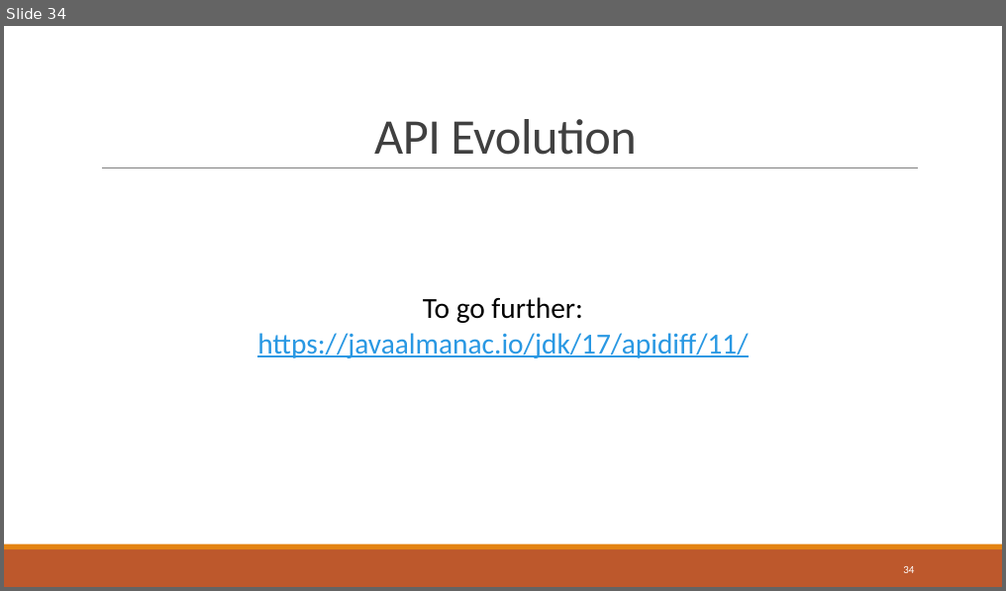
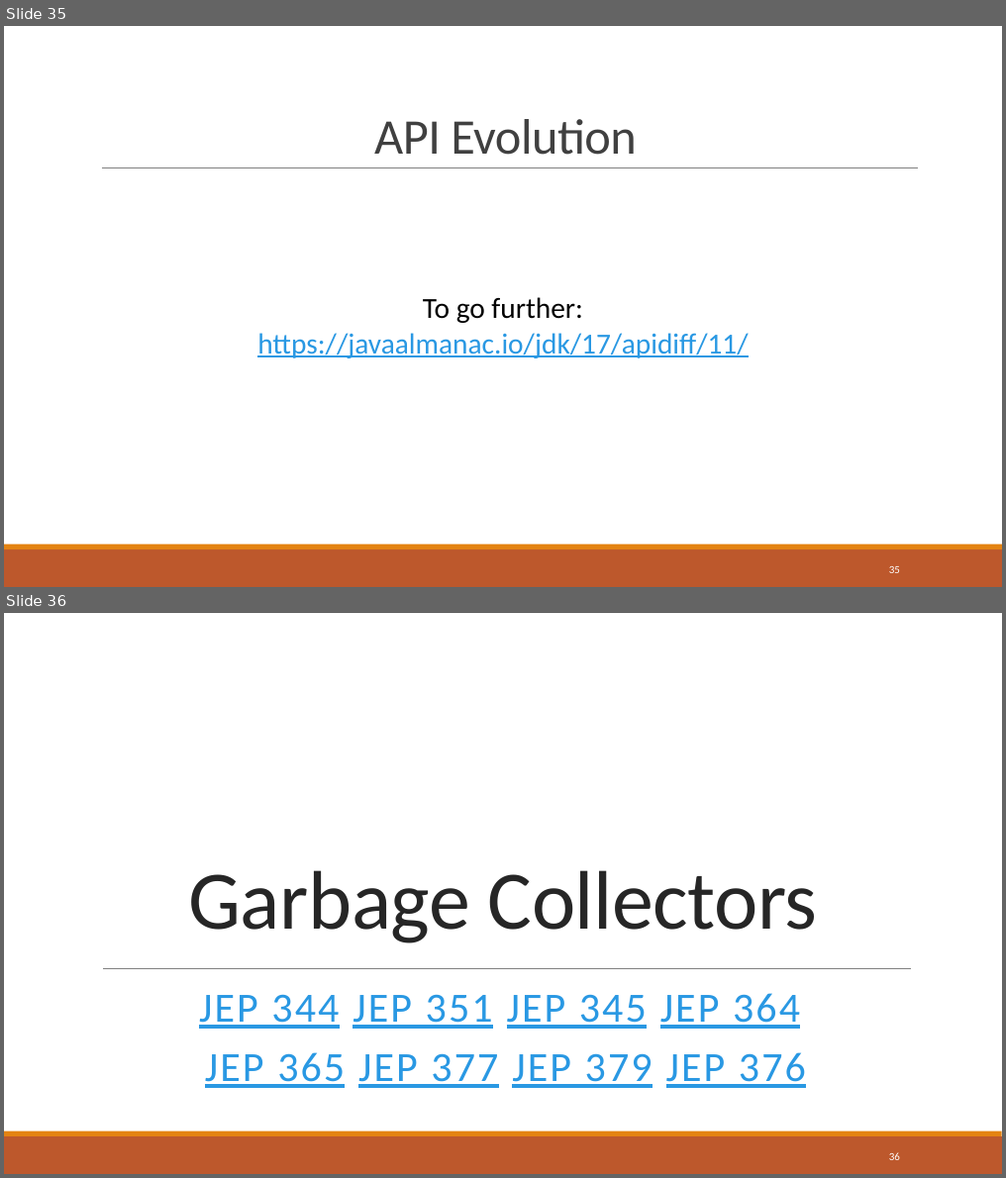
Before and after one commit to bnau/java-11-17, a slide deck: java-11-17.pptx. Shown one above the other, each under a label of ours: slide 34 before the commit, slides 35 and 36 after it. The pictures are 1006x591 and 1006x1178 pixels, drawn with LibreOffice and Linux fonts; fonts in the diff are those of the drawing; background and template pictures are left out. Boxes give left, top, right and bottom in pixels: in the first picture for what was removed or moved away, otherwise in the second. Text is boxed around its words. In the diff, an @@ line names an element or a change of style, - is before the commit and + after.

```diff
--- a/java-11-17.pptx
+++ b/java-11-17.pptx
@@ slide 36 added at (x1=4, y1=613, x2=1002, y2=1174), background #FFFFFF; not listed: 2 template elements that a slide beside it also shows @@
@@ title added at (x1=188, y1=870, x2=818, y2=944), 80 pt, text #262626 @@
+Garbage Collectors
@@ line added from (103, 968) to (912, 968), #808080 0.5 pt @@
@@ text added at (x1=199, y1=993, x2=806, y2=1088), 40 pt, text #2998E3, underline @@
+JEP 344 JEP 351 JEP 345 JEP 364
+JEP 365 JEP 377 JEP 379 JEP 376
@@ page number added at (x1=889, y1=1153, x2=900, y2=1160), 10.5 pt, text #FFFFFF @@
+36
@@ what was slide 34 is now slide 35 @@
@@ page number at (x1=889, y1=567, x2=900, y2=573): text changed @@
-34
+35
```
Also in this commit, not shown: 3 slides changed, 9 other slides added, 2 other files.
